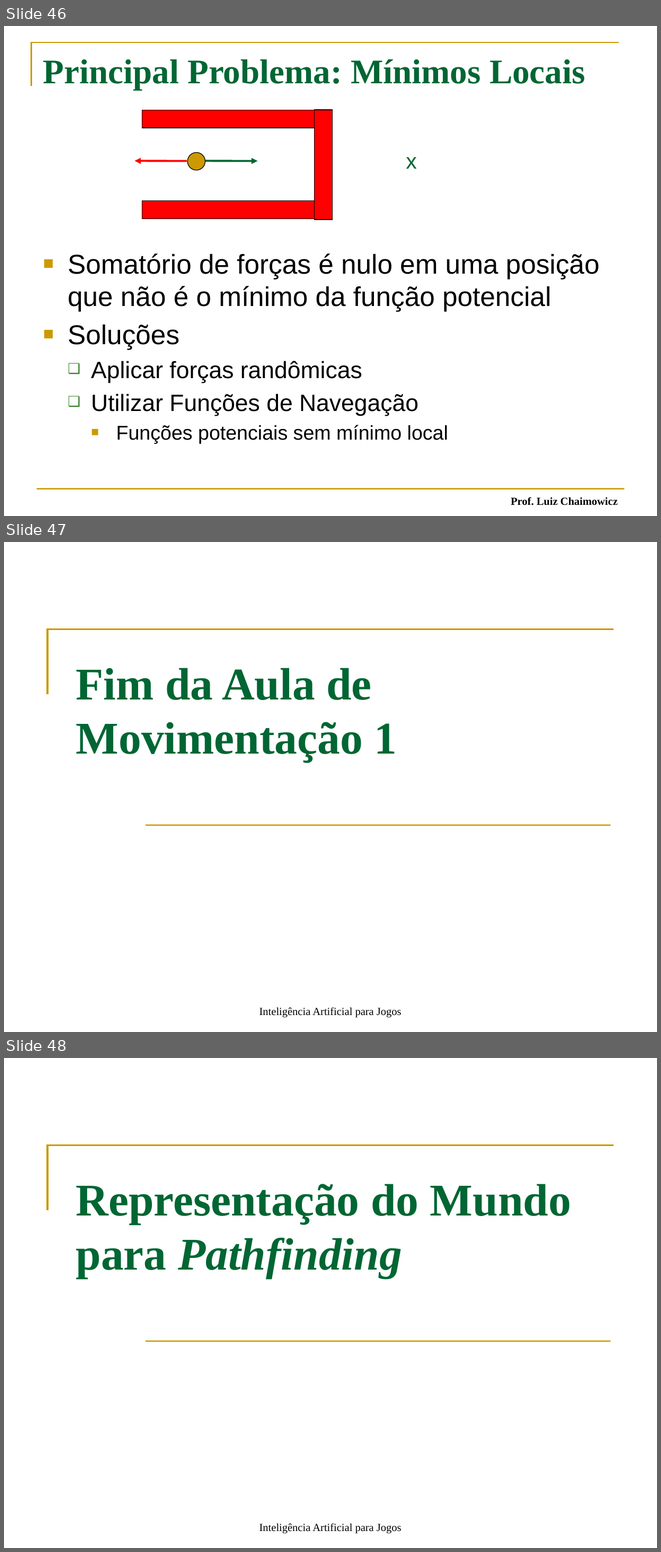
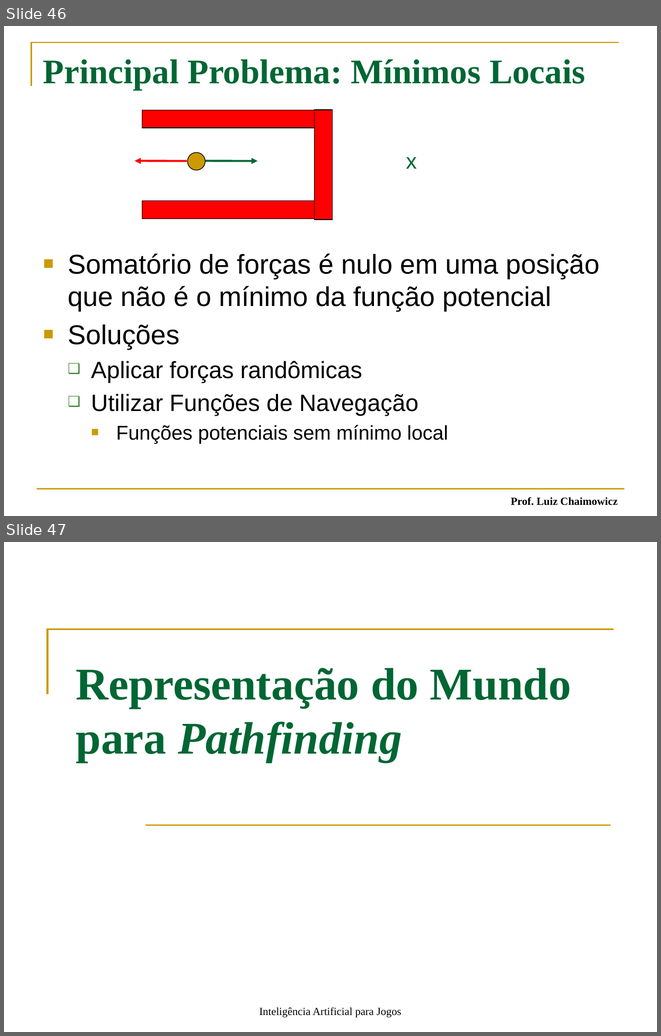
Before and after one commit to fegemo/cefet-games, a slide deck: attachments/IA 03 - Movimentação Simples.pptx. Shown one above the other, each under a label of ours: slides 46, 47 and 48 before the commit, slides 46 and 47 after it. The pictures are 661x1552 and 661x1036 pixels, drawn with LibreOffice and Linux fonts; fonts in the diff are those of the drawing. Boxes give left, top, right and bottom in pixels: in the first picture for what was removed or moved away, otherwise in the second. Text is boxed around its words. In the diff, an @@ line names an element or a change of style, - is before the commit and + after.

```diff
--- a/attachments/IA 03 - Movimentação Simples.pptx
+++ b/attachments/IA 03 - Movimentação Simples.pptx
@@ slide 47 removed at (4,542,657,1032), background #FFFFFF; not listed: 2 template elements that a slide beside it also shows @@
@@ title removed at (76,668,397,762) @@
-Fim da Aula de Movimentação 1
@@ text removed at (259,1007,402,1017) @@
-Inteligência Artificial para Jogos
@@ what was slide 48 is now slide 47 @@
```
Also in this commit, not shown: 1 slide changed, 26 other files.
